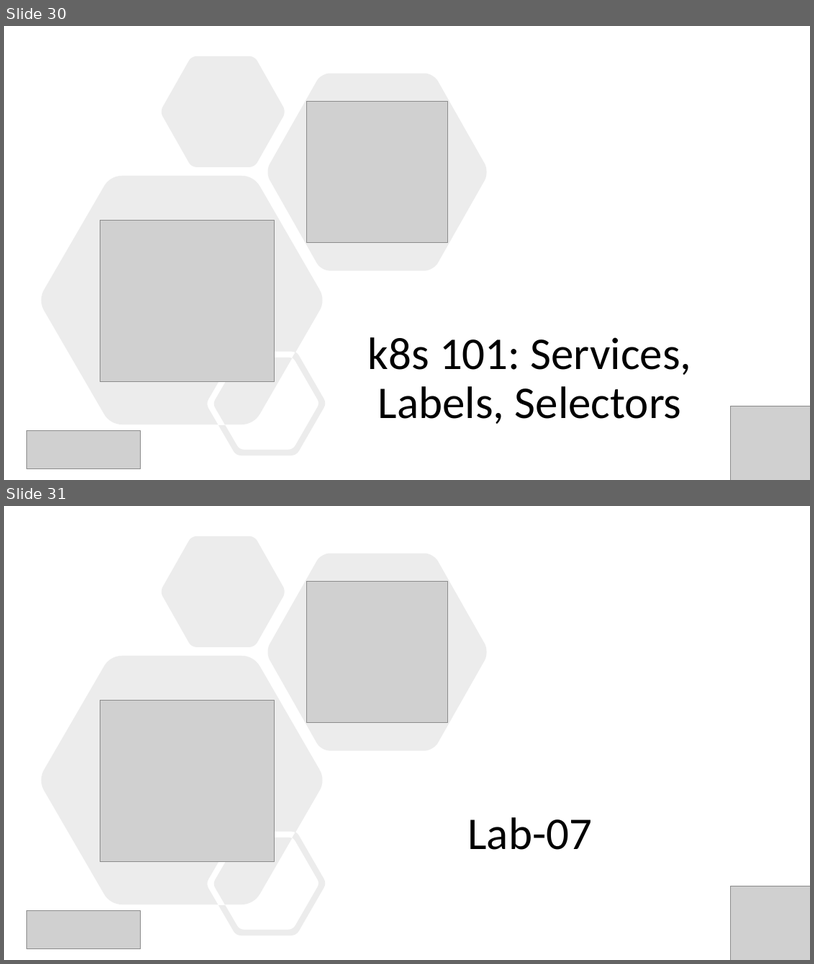
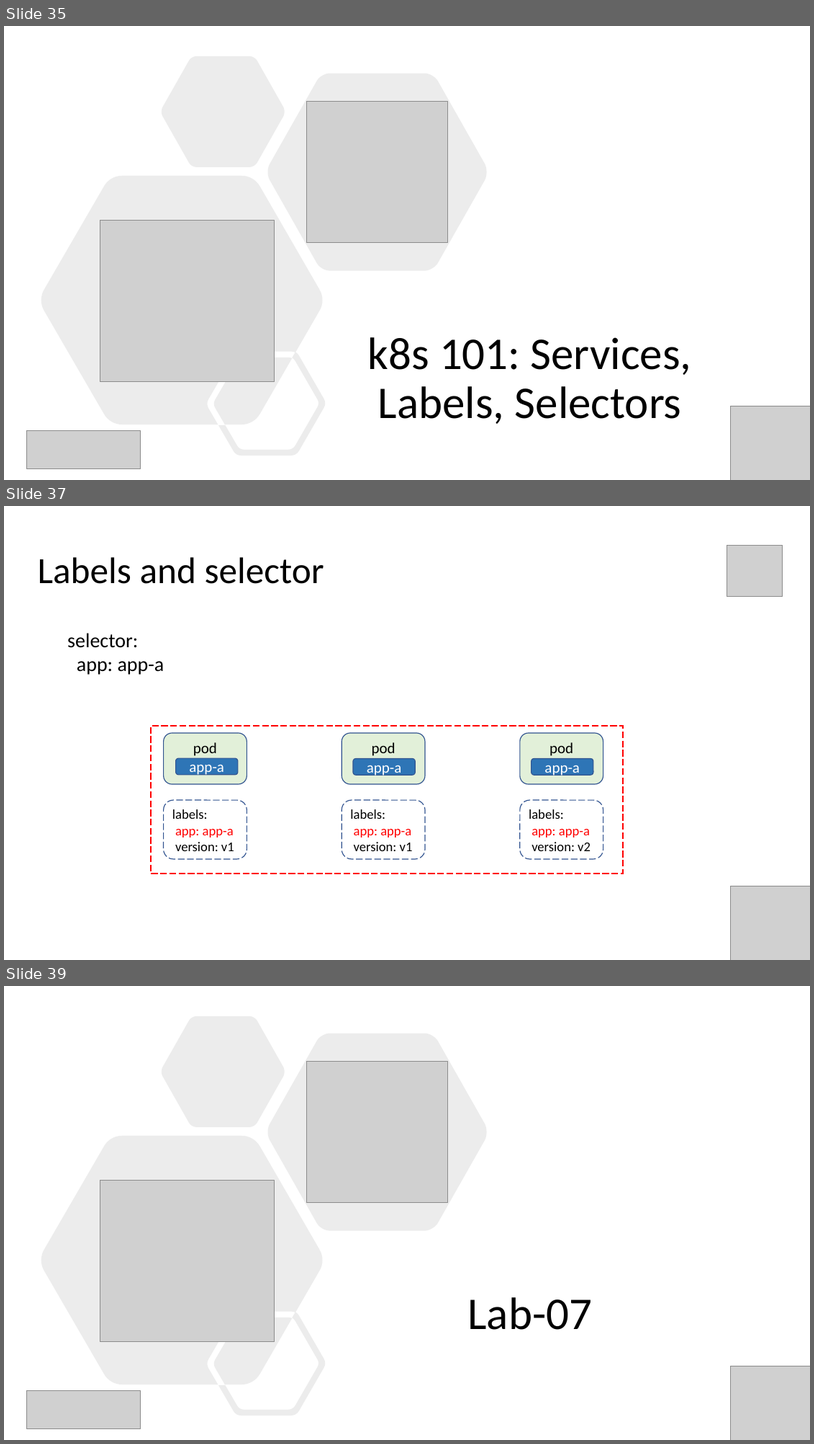
Before and after one commit to evgenyb/aks-workshops, a slide deck: 01-aks-and-k8s-101/slides/Introduction to AKS.pptx. Shown one above the other, each under a label of ours: slides 30 and 31 before the commit, slides 35, 37 and 39 after it; the slides between them are not shown. The pictures are 814x964 and 814x1444 pixels, drawn with LibreOffice and Linux fonts; fonts in the diff are those of the drawing; grey boxes stand for pictures. Boxes give left, top, right and bottom in pixels: in the first picture for what was removed or moved away, otherwise in the second. Text is boxed around its words. In the diff, an @@ line names an element or a change of style, - is before the commit and + after.

```diff
--- a/01-aks-and-k8s-101/slides/Introduction to AKS.pptx
+++ b/01-aks-and-k8s-101/slides/Introduction to AKS.pptx
@@ slide 37 added at box(4, 506, 810, 960), background #FFFFFF @@
@@ picture added at box(728, 546, 783, 597) @@
@@ title added at box(38, 557, 324, 584), 44 pt, text #000000 @@
+Labels and selector
@@ text added at box(67, 633, 165, 674), 24 pt, text #000000 @@
+selector:
+app: app-a
@@ rectangle added at box(151, 726, 623, 873), outline #FF0000 1 pt dashed @@
@@ rounded rectangle added at box(164, 733, 247, 784), fill #E2F0D9, outline #325491 1 pt, 18 pt, text #000000 @@
+pod
@@ rounded rectangle added at box(342, 733, 426, 784), fill #E2F0D9, outline #325491 1 pt, 18 pt, text #000000 @@
+pod
@@ rounded rectangle added at box(520, 733, 604, 784), fill #E2F0D9, outline #325491 1 pt, 18 pt, text #000000 @@
+pod
@@ rounded rectangle added at box(176, 758, 238, 775), fill #2E75B6, outline #325491 1 pt, 18 pt, text #FFFFFF @@
+app-a
@@ rounded rectangle added at box(353, 758, 415, 775), fill #2E75B6, outline #325491 1 pt, 18 pt, text #FFFFFF @@
+app-a
@@ rounded rectangle added at box(532, 758, 594, 775), fill #2E75B6, outline #325491 1 pt, 18 pt, text #FFFFFF @@
+app-a
@@ rounded rectangle added at box(164, 800, 247, 859), outline #325491 1 pt dashed, 16 pt, text #000000 @@
+labels:
+app: app-a
+version: v1
@@ rounded rectangle added at box(342, 800, 426, 859), outline #325491 1 pt dashed, 16 pt, text #000000 @@
+labels:
+app: app-a
+version: v1
@@ rounded rectangle added at box(520, 800, 604, 859), outline #325491 1 pt dashed, 16 pt, text #000000 @@
+labels:
+app: app-a
+version: v2
@@ picture added at box(731, 885, 810, 960) @@
@@ what was slide 30 is now slide 35 @@
@@ what was slide 31 is now slide 39 @@
```
Also in this commit, not shown: 1 slide changed, 7 other slides added.
